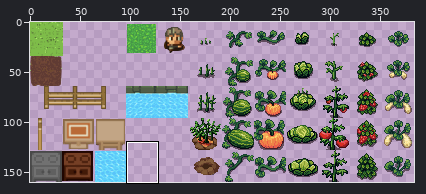
One commit to this sprite sheet: images/fullTileset.png. The picture above shows the old version from afar; the outline marks the close-up.
Close-up. Before the edit:
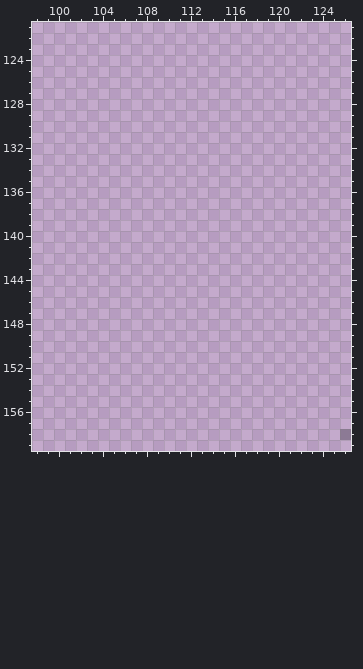
The file is 384x160 pixels. Pixels under 10% opacity are left out. Colours within 5 levels of each other are drawn and written as one. Shown: x 98..126, y 121..159.
After:
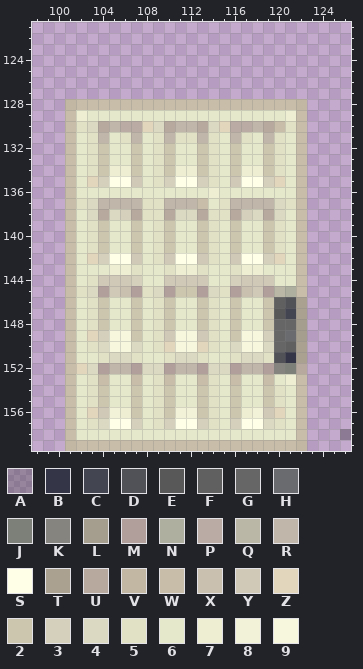
Palette (. is transparent): A #171b1b43  B #343546  C #434550  D #505258  E #585858  F #606060  G #666666  H #696b6e  J #7d8078  K #85847e  L #a59d8e  M #b19f9b  N #aeaf9f  P #baaca4  Q #bab7a7  R #c1b6aa  S #ffffe8  T #aba191  U #b8a99e  V #c2b7a2  W #c7bda8  X #cac0b0  Y #d0c9b7  Z #e2d7bc  2 #cdc6af  3 #d5d0bc  4 #dbd9c2  5 #e1e1c6  6 #e6e8cb  7 #edeed2  8 #f2f2d8  9 #f7f7de
The exact change:
y 128: x 101..122 ...................... -> VWWWWWWWWWWWWWWWWWWWWV
y 129: x 101..122 ...................... -> W76666666666666666667W
y 130: x 101..122 ...................... -> W54URPPZ4URRU4ZPPRUW5W
y 131: x 101..122 ...................... -> W65R65R65R55R56R56R56W
y 132..133: x 101..122 ...................... -> W65266265266256266256W
y 134: x 101..122 ...................... -> W65277265277256277256W
y 135: x 101..122 ...................... -> W6Z3SSY653SS356YSS3Z6W
y 136: x 101..122 ...................... -> W66666666666676666666W
y 137: x 101..122 ...................... -> W54RRRR55RRRW65RRRR45W
y 138: x 101..122 ...................... -> W64U43U55U44U55U34U46W
y 139..141: x 101..122 ...................... -> W65266265266256266256W
y 142: x 101..122 ...................... -> W6Z3SSY65YSSY56YSS3Z6W
y 143: x 101..122 ...................... -> W66677566577566577666W
y 144: x 101..122 ...................... -> W65YYY366YYYY663YYY66W
y 145: x 101..122 ...................... -> W54MYXM54M22M45MXYMQNW
y 146: x 101..122 ...................... -> W652662652662562662FDT
y 147: x 101..122 ...................... -> W652662652662562662ECT
y 148: x 101..122 ...................... -> W652662652662562662GGL
y 149: x 101..122 ...................... -> W6Z399265Y99Y562993GHL
y 150: x 101..122 ...................... -> W65499465Z99Z564994GFT
y 151: x 101..122 ...................... -> W665445665445665445DBT
y 152: x 101..122 ...................... -> WZ4MRRM44MRRM44MRRMKJU
y 153: x 101..122 ...................... -> W65W66W65W66W56W66W67W
y 154..155: x 101..122 ...................... -> W65266265266256266256W
y 156: x 101..122 ...................... -> W6ZY87265288256278YZ6W
y 157: x 101..122 ...................... -> W654SS3653SS3563SS456W
y 158: x 101..122 ...................... -> W66666666666666666666W
y 159: x 101..122 ...................... -> VWWWWWWWWWWWWWWWWWWWWV
Boxes around the changes in both close-ups, in picture pixels (x1, y1, x2, y2):
added: (65, 99, 307, 451)
